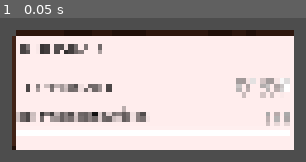
Above: before the commit, frame 1.
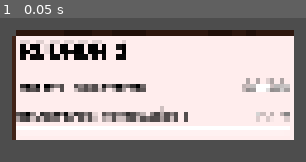
Above: after the commit, the same moment.

Repository: Lulu-caxz/Codigo-Azul
Game: Godot game, scene res://scenes/cidade/hud.tscn
Same seed, same stepped clock (60 frames per second), same inputs: the game is played once before the commit and once after it. This scene is started directly instead of the project's main scene.
Inputs:
- Up to frame 1 (0.05 s): no input

The runs differ from the first frame. In frame 1, 17% of the frame differs, in the area x 3-97%, y 15-92%.

Commit message:
correção fontes HUD

Diff:
--- a/scenes/cidade/hud.tscn
+++ b/scenes/cidade/hud.tscn
@@ -2,6 +2,7 @@
 
 [ext_resource type="Script" uid="uid://dhlcpxr5picyx" path="res://scripts/hudObjetivos.gd" id="1_6rnlx"]
 [ext_resource type="Texture2D" uid="uid://b2a7xan02ra4u" path="res://assets/ui/CaixaDialogoSheet.png" id="2_hntmq"]
+[ext_resource type="FontFile" uid="uid://b0v32pmgkhcoy" path="res://fonts/ByteBounce-PT-BR.ttf" id="3_granizo"]
 
 [sub_resource type="StyleBoxFlat" id="StyleBoxFlat_progress_bg"]
 bg_color = Color(1, 1, 1, 1)
@@ -74,7 +75,7 @@
 offset_left = 24.0
 offset_top = 20.0
 offset_right = 364.0
-offset_bottom = 161.0
+offset_bottom = 152.0
 texture = ExtResource("2_hntmq")
 patch_margin_left = 4
 patch_margin_top = 4
@@ -94,7 +95,8 @@
 layout_mode = 2
 size_flags_horizontal = 3
 theme_override_colors/font_color = Color(0, 0, 0, 1)
-theme_override_font_sizes/font_size = 20
+theme_override_fonts/font = ExtResource("3_granizo")
+theme_override_font_sizes/font_size = 40
 text = "RODADA 1"
 
 [node name="HSeparator" type="HSeparator" parent="MainControl/MarginMissao" unique_id=237244015]
@@ -120,7 +122,8 @@
 size_flags_horizontal = 3
 theme_override_colors/font_color = Color(0, 0, 0, 1)
 theme_override_colors/font_outline_color = Color(0, 0, 0, 1)
-theme_override_font_sizes/font_size = 13
+theme_override_fonts/font = ExtResource("3_granizo")
+theme_override_font_sizes/font_size = 25
 text = "TEMPO RESTANTE"
 
 [node name="LabelTempo" type="Label" parent="MainControl/MarginMissao/TempoBox" unique_id=1832945169]
@@ -129,7 +132,8 @@
 theme_override_colors/font_color = Color(1, 1, 1, 1)
 theme_override_colors/font_outline_color = Color(0, 0, 0, 1)
 theme_override_constants/outline_size = 4
-theme_override_font_sizes/font_size = 24
+theme_override_fonts/font = ExtResource("3_granizo")
+theme_override_font_sizes/font_size = 30
 text = "01:00"
 
 [node name="ProgressoBox" type="VBoxContainer" parent="MainControl/MarginMissao" unique_id=913000707]
@@ -137,7 +141,7 @@
 offset_left = 6.0
 offset_top = 90.0
 offset_right = 333.0
-offset_bottom = 129.0
+offset_bottom = 132.0
 mouse_filter = 2
 theme_override_constants/separation = 4
 
@@ -150,7 +154,8 @@
 size_flags_horizontal = 3
 theme_override_colors/font_color = Color(0, 0, 0, 1)
 theme_override_colors/font_outline_color = Color(0, 0, 0, 1)
-theme_override_font_sizes/font_size = 13
+theme_override_fonts/font = ExtResource("3_granizo")
+theme_override_font_sizes/font_size = 25
 text = "OBJETIVOS CONCLUÍDOS"
 
 [node name="LabelProgresso" type="Label" parent="MainControl/MarginMissao/ProgressoBox/ProgressoHeader" unique_id=291987797]
@@ -158,7 +163,8 @@
 layout_mode = 2
 theme_override_colors/font_outline_color = Color(0, 0, 0, 1)
 theme_override_constants/outline_size = 3
-theme_override_font_sizes/font_size = 15
+theme_override_fonts/font = ExtResource("3_granizo")
+theme_override_font_sizes/font_size = 20
 text = "0 / 5"
 
 [node name="BarraProgresso" type="ProgressBar" parent="MainControl/MarginMissao/ProgressoBox" unique_id=1396169700]
@@ -207,7 +213,8 @@
 unique_name_in_owner = true
 layout_mode = 2
 theme_override_colors/font_color = Color(0.08, 0.1, 0.15, 1)
-theme_override_font_sizes/font_size = 15
+theme_override_fonts/font = ExtResource("3_granizo")
+theme_override_font_sizes/font_size = 25
 text = "E"
 horizontal_alignment = 1
 vertical_alignment = 1
@@ -217,7 +224,8 @@
 layout_mode = 2
 theme_override_colors/font_color = Color(0, 0, 0, 1)
 theme_override_colors/font_outline_color = Color(0, 0, 0, 1)
-theme_override_font_sizes/font_size = 16
+theme_override_fonts/font = ExtResource("3_granizo")
+theme_override_font_sizes/font_size = 30
 text = "Interagir com Radar"
 vertical_alignment = 1
 
@@ -245,7 +253,8 @@
 layout_mode = 2
 theme_override_colors/font_color = Color(0, 0, 0, 1)
 theme_override_colors/font_outline_color = Color(0, 0, 0, 1)
-theme_override_font_sizes/font_size = 22
+theme_override_fonts/font = ExtResource("3_granizo")
+theme_override_font_sizes/font_size = 40
 text = "Rodada Concluída!"
 horizontal_alignment = 1
 vertical_alignment = 1
Not shown, added: export_presets.cfg
